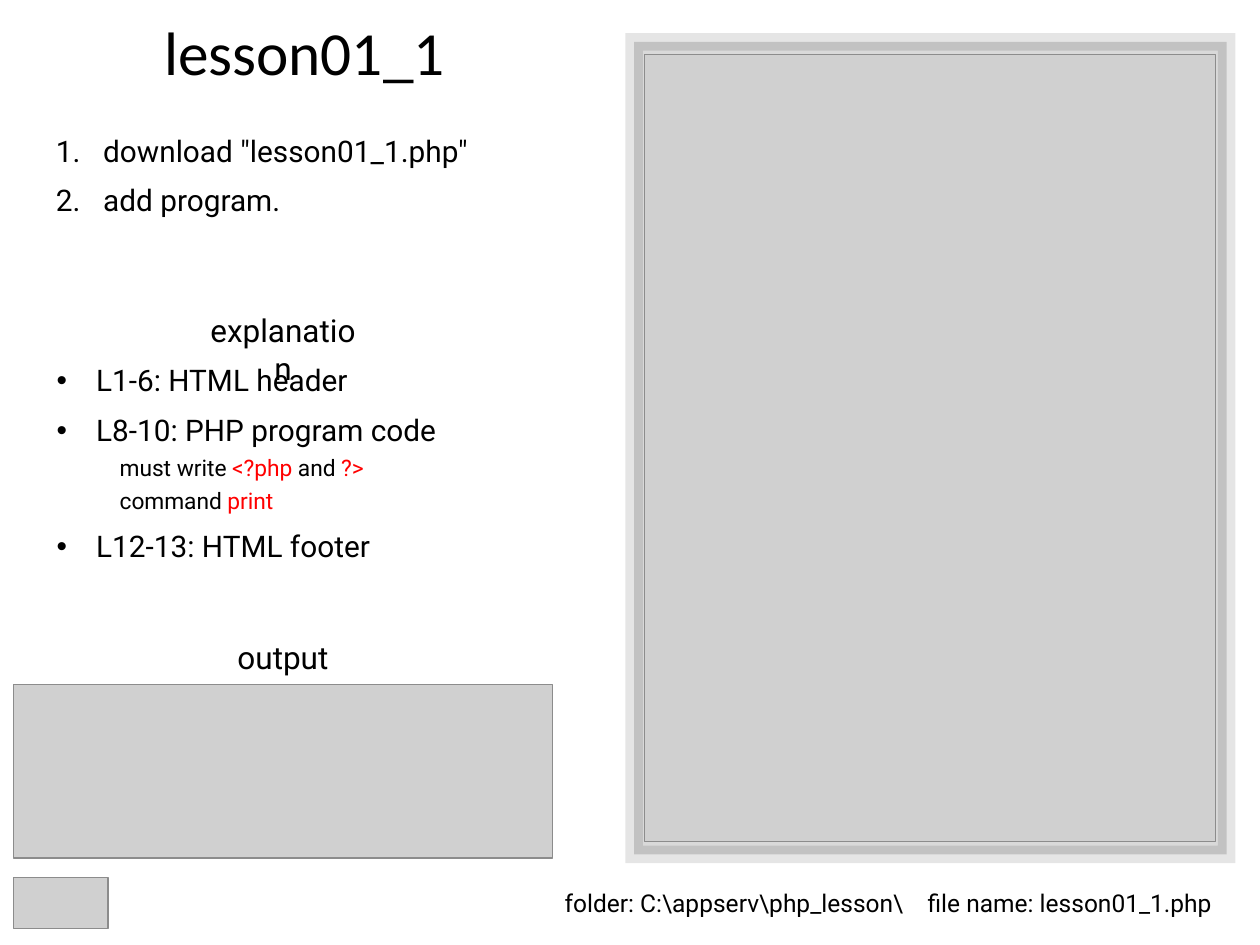
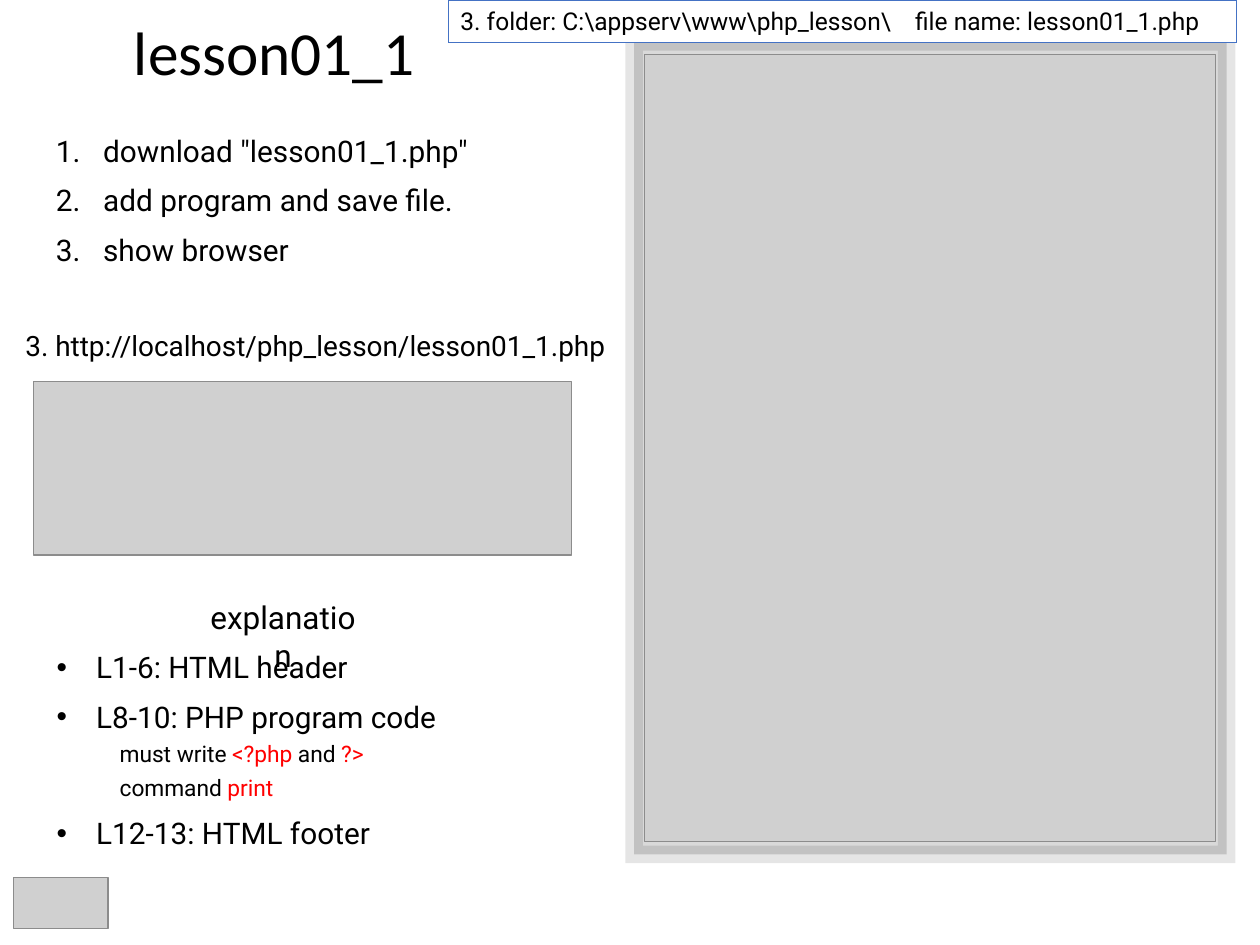
Before and after one commit to lastshogun13/php_lesson, a slide deck: slide 5 of ppt/lesson01.pptx. Drawn at 1260x945 pixels with LibreOffice and Linux fonts; fonts in the diff are those of the drawing; grey boxes stand for pictures. Boxes give left, top, right and bottom in pixels: in the first picture for what was removed or moved away, otherwise in the second. Text is boxed around its words. In the diff, an @@ line names an element or a change of style, - is before the commit and + after.

```diff
--- a/ppt/lesson01.pptx
+++ b/ppt/lesson01.pptx
@@ title "lesson01_1": place and size @@
-title "lesson01_1" at (164,32,444,84)
+title "lesson01_1" at (134,32,414,84)
@@ rectangle "3. folder: C:\appserv\www\php_lesson\ file name: ...": place and size @@
-rectangle "3. folder: C:\appserv\www\php_lesson\ file name: ..." at (565,893,1212,917)
+rectangle "3. folder: C:\appserv\www\php_lesson\ file name: ..." at (449,0,1237,43)
@@ rectangle "3. folder: C:\appserv\www\php_lesson\ file name: ..." at (449,0,1237,43): fill none to #FFFFFF; outline none to #4472C4 0.75 pt @@
@@ text in rectangle at (460,11,1199,35): text changed @@
-folder: C:\appserv\php_lesson\ file name: lesson01_1.php
+3. folder: C:\appserv\www\php_lesson\ file name: lesson01_1.php
@@ text at (103,188,452,262): text changed @@
-2. add program.
+2. add program and save file.
+3. show browser
@@ text added at (25,335,605,362), 16 pt, text #000000 @@
+3. http://localhost/php_lesson/lesson01_1.php
@@ picture added at (33,382,571,556) @@
@@ text "explanation": place and size @@
-text "explanation" at (189,305,375,355)
+text "explanation" at (189,592,375,643)
@@ text "L1-6: HTML header": place and size @@
-text "L1-6: HTML header" at (96,363,436,558)
+text "L1-6: HTML header" at (96,650,436,845)
@@ text removed at (237,648,328,676) @@
-output
@@ picture removed at (14,684,552,858) @@
```
Also in this commit, not shown: 3 other slides changed, 6 other files.
